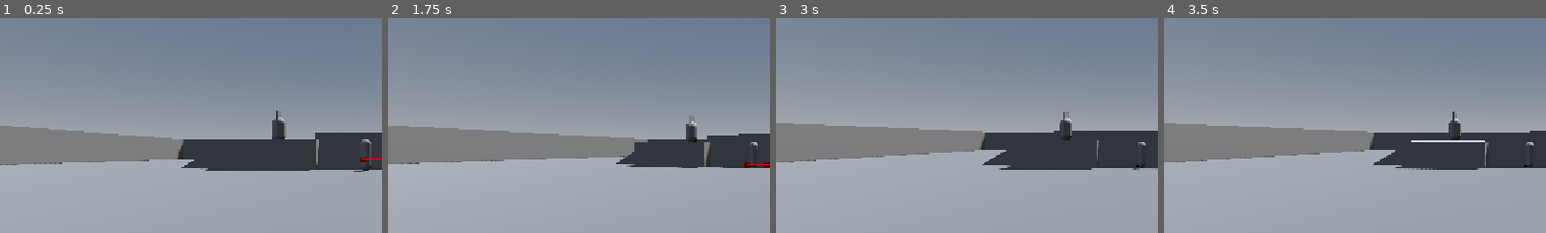
Above: before the commit, frames 1-4 (left to right).
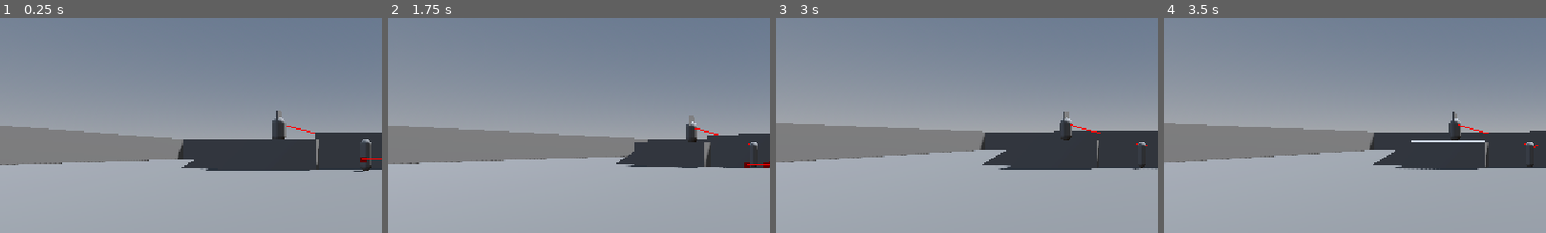
Above: after the commit, the same moments.

Repository: Flogah/chimera
Game: Godot game, scene res://scenes/test_areas/test_pc_vs_ai.tscn
Two runs of this game, one before a commit and one after it. Both use one fixed random seed, a clock stepped at 60 frames per second and the inputs below. This scene is started directly instead of the project's main scene.
Inputs (mouse positions are % of the whole screen's width and height, from its top left):
- Up to frame 1 (0.25 s): no input
- Up to frame 2 (1.75 s): move the mouse to (55, 50) at 0.52 s; hold Mouse wheel up (zoom_in) 0.53-1.28 s; hold W (move_forward) from 0.53 s (still down); move the mouse to (45, 50) at 1.27 s; tap Mouse wheel down (zoom_out) at 1.35 s
- Up to frame 3 (3 s): keep holding W (move_forward); move the mouse to (52, 48) at 2.02 s; hold Mouse wheel up (zoom_in) 2.03-2.78 s; move the mouse to (49, 52) at 2.77 s; tap Mouse wheel down (zoom_out) at 2.85 s
- Up to frame 4 (3.5 s): keep holding W (move_forward)
The pictures show only the part of the screen within x 2-52%, y 18-68%; the shares and areas given below are measured in that part.

The runs differ from the first frame. In frame 1, less than 0.1% of the frame differs, in the area x 75-83%, y 50-54%; in frame 2, less than 0.1%; in frame 3, less than 0.1%; in frame 4, less than 0.1%, in the area x 77-98%, y 49-70%.

Commit message:
removed dupplication glitch in for bodies_in_view; refactored line drawing

Diff:
--- a/godot-chimera/scripts/Components/detection.gd
+++ b/godot-chimera/scripts/Components/detection.gd
@@ -7,45 +7,59 @@
 var bodies_in_range:Array[CharacterBody3D] = []
 var bodies_in_vision:Array[CharacterBody3D] = []
 
+var head_offset = Vector3(0.0, 1.5, 0.0)
+
 func _init() -> void:
 	# hitboxes can't be hurt
 	monitoring = true
 	monitorable = false
+
 	body_entered.connect(_on_body_in_range)
+	body_exited.connect(_on_body_out_of_range)
 
 func _ready() -> void:
 	var bodies = get_overlapping_bodies()
 	for body in bodies:
-		if body is CharacterBody3D:
+		var o = owner
+		if body is CharacterBody3D and body != owner:
 			bodies_in_range.append(body)
 			body_detected.emit(body)
 
 func _on_body_in_range(body: Node3D):
-	if body is CharacterBody3D:
+	if body is CharacterBody3D and body != owner:
 		# split into acceptable targets
 		bodies_in_range.append(body)
 		body_detected.emit(body)
 
+func _on_body_out_of_range(body: Node3D):
+		if bodies_in_range.has(body):
+			bodies_in_range.erase(body)
+
 func _physics_process(delta: float) -> void:
 	for body in bodies_in_range:
-		var col:Color
-		if confirm_vision(body):
+		if confirm_vision(body) and !bodies_in_vision.has(body):
 			bodies_in_vision.append(body)
-			col = Color.GREEN
 			visual_confirmed.emit(body)
 		elif bodies_in_vision.has(body):
-			col = Color.RED
 			bodies_in_vision.erase(body)
 			visual_lost.emit(body)
 
-		Draw3d.line(global_position, body.global_position, col, 1)
+	visualize_vision()
 
 func confirm_vision(body) -> bool:
 	var space_state = get_world_3d().direct_space_state
-	var query = PhysicsRayQueryParameters3D.create(global_position, body.global_position)
+
+	var query = PhysicsRayQueryParameters3D.create(global_position + head_offset, body.global_position + head_offset)
 	var result = space_state.intersect_ray(query)
 	if !result.is_empty():
 		var collider = result.get("collider")
 		if collider == body:
 			return true
 	return false
+
+func visualize_vision():
+	for body in bodies_in_range:
+		var col: Color = Color.RED
+		if bodies_in_vision.has(body):
+			col = Color.GREEN
+		Draw3d.line(global_position + head_offset, body.global_position + head_offset, col, 1)
